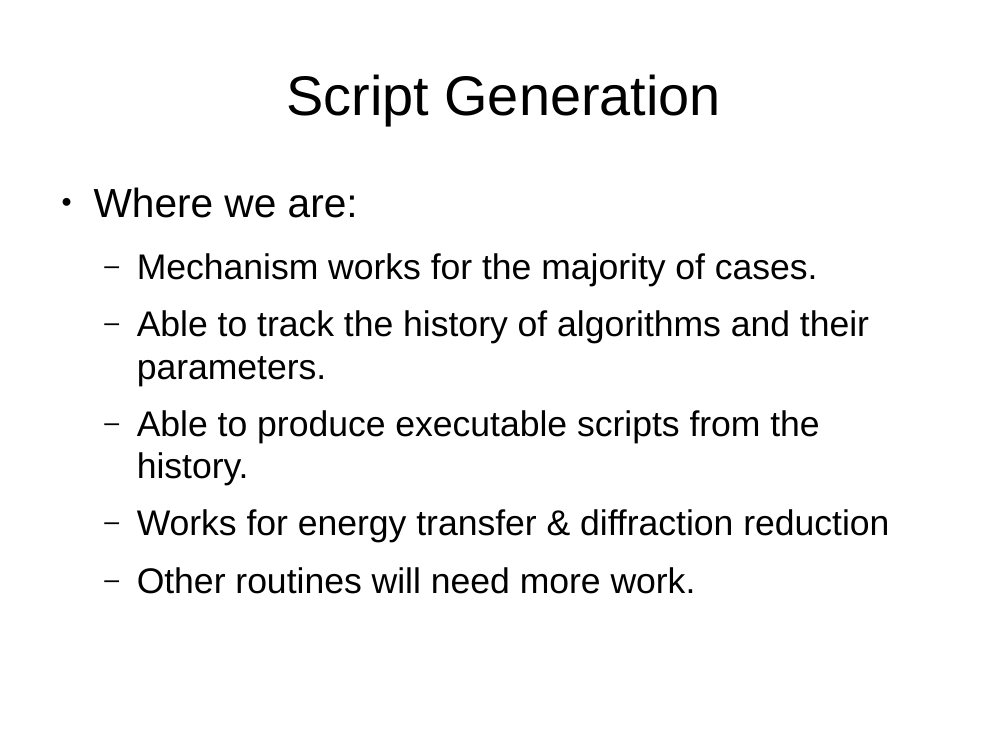
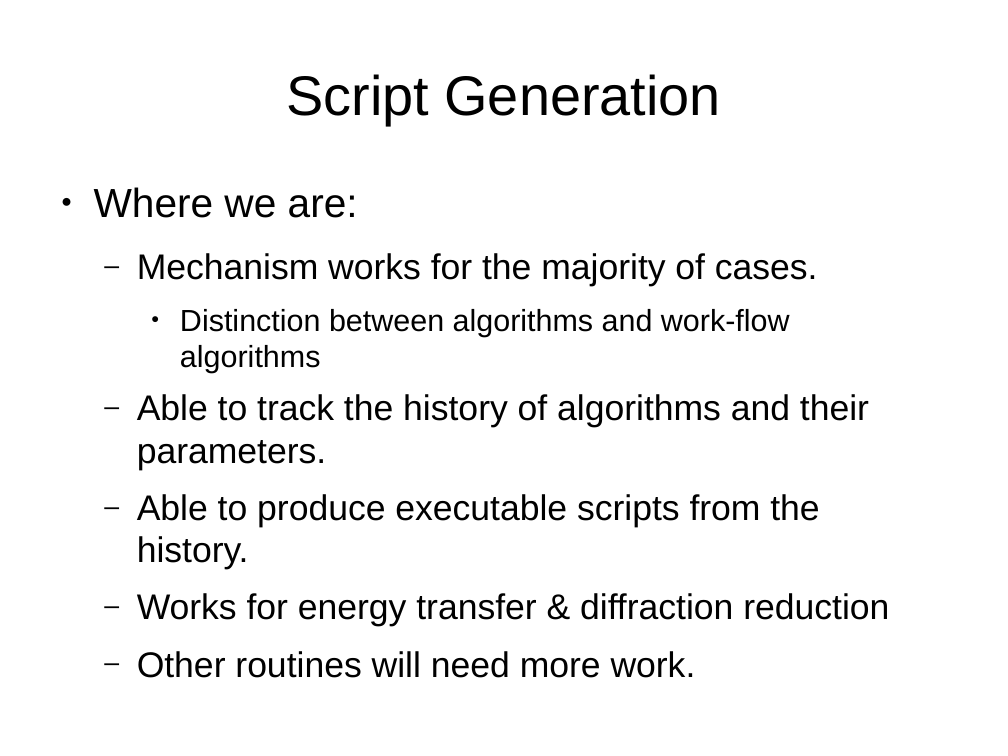
Before and after one commit to samueljackson92/documents, a slide deck: slide 2 of RAL/msg_presentation.pptx. Drawn at 1008x756 pixels with LibreOffice and Linux fonts; fonts in the diff are those of the drawing. Boxes give left, top, right and bottom in pixels: in the first picture for what was removed or moved away, otherwise in the second. Text is boxed around its words. In the diff, an @@ line names an element or a change of style, - is before the commit and + after.

```diff
--- a/RAL/msg_presentation.pptx
+++ b/RAL/msg_presentation.pptx
@@ text at (180,309,790,373): paragraph added @@
+    ● Distinction between algorithms and work-flow algorithms
```
Also in this commit, not shown: 7 other slides changed, 1 slide added.
